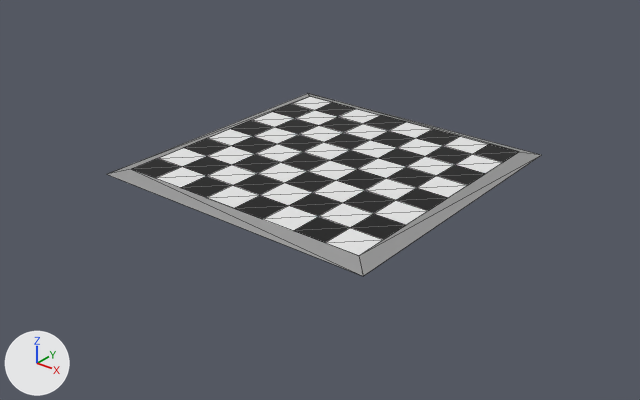
The glTF model chess/models/board.glb as it was, and as the next commit left it.
Before and after are seen from a 50 mm camera at (7.29, -9.34, 5.16) aimed at (0.04, -0.27, -0.46). Every picture has the same lights, and +X, +Y and +Z are marked at lower left. The picture after the commit comes second. Mesh edges are drawn as thin lines. Vertices at exactly the same position are counted once.

Names of what the first picture shows: 'board'.
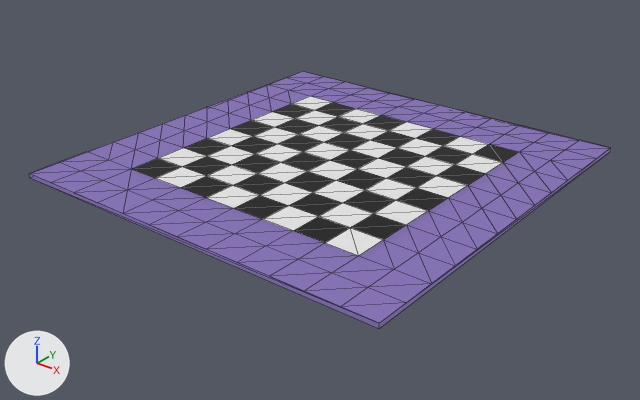
Commit message: change chess board model

What changed in the scene script:
```text
Change mat_material_003:
    mat_material_003.base_color: (0.311, 0.311, 0.311) -> (0.392, 0.257, 0.8)  # grey #979797 -> purple #a88be7
    mat_material_003.alpha: 1.0 -> 0.475
Change me_plane_003:
    used by ob_board; location = (0.0, 0.0, 0.0)
    remove me_plane_003.from_pydata(...)  # 85 vertices, 138 faces; spans x -2.25..2.25, y -2.25..2.25, z 0.0..0.07
    add me_plane_003.from_pydata(...)  # 173 vertices, 298 faces; spans x -3.0..3.0, y -3.0..3.0, z 0.0..0.07
    me_plane_003 part 1
    2 vertices are removed from x -2.25..2.25, y -2.25..2.25, z 0.0
    14 faces are deleted
    2 vertices move from x -2.25..2.25, y -2.25..2.25, z 0.0 to x -3.0..3.0, y -3.0..3.0, z 0.0
    3 vertices are added at (-3.0, -3.0, 0.0), (3.0, 3.0, 0.0), (-3.0, 3.0, 0.07)
    9 new vertices lie (0.5, 0.0, 0.0) away from vertices in x 2.0, y -2.0..2.0, z 0.07
    10 new vertices lie (0.0, -0.5, 0.0) away from vertices in x -2.0..2.5, y -2.0, z 0.07
    11 new vertices lie (0.5, 0.5, 0.0) away from vertices in x -2.0..2.5, y -2.5..2.0, z 0.07
    12 new vertices lie (0.0, 0.5, 0.0) away from vertices in x -2.0..3.0, y -2.0..2.5, z 0.07
    12 new vertices lie (-0.5, 0.0, 0.0) away from vertices in x -2.0..-1.5, y -2.5..3.0, z 0.07
    12 new vertices lie (0.0, -0.5, 0.0) away from vertices in x -2.5..3.0, y -2.5..2.5, z 0.07
    14 new vertices lie (-0.5, 0.0, 0.0) away from vertices in x -2.5..-1.0, y -3.0..3.0, z 0.07
    7 new vertices lie (0.5, 0.0, 0.0) away from vertices in x 2.5, y -3.0..1.5, z 0.07
    2 new faces join them, mat_material_001 (white #ffffff)
    2 new faces join them, mat_material_002 (black #000000)
    170 new faces join them, mat_material_003 (purple #a88be7)
```

Pixel boxes (x1, y1, x2, y2) of what changed, in the pictures (640 x 400 px):
'board', recoloured, surface changed, reshaped (34% wider, 41% taller)
    before: (107, 93, 541, 276)
    after: (29, 71, 611, 329)
